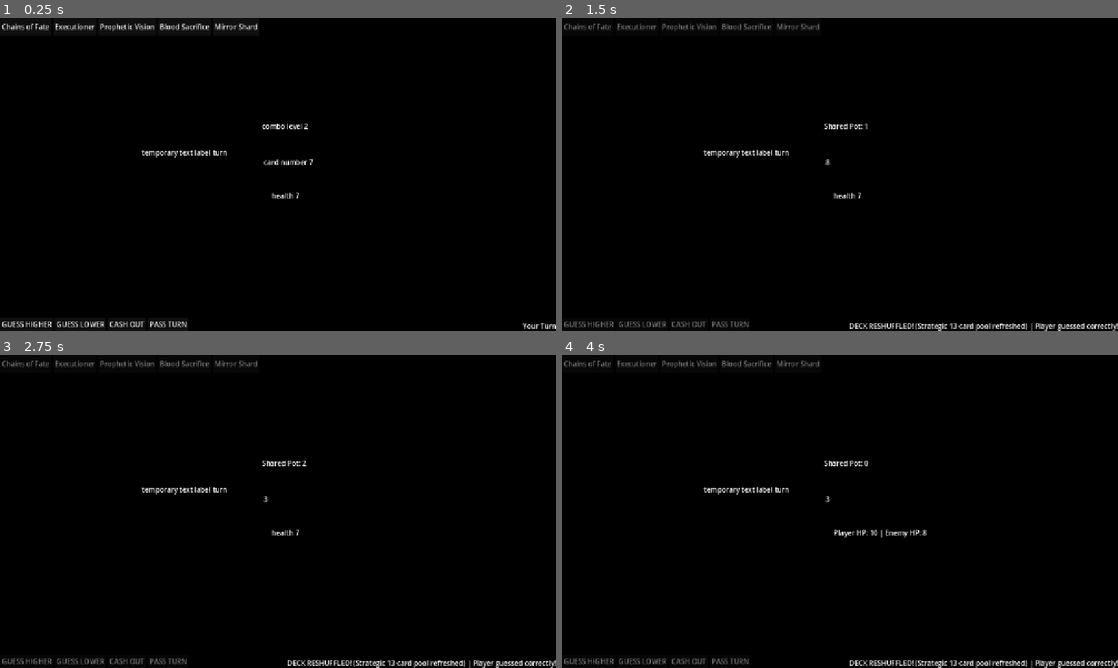
Above: before the commit, frames 1-4 (two rows, left to right).
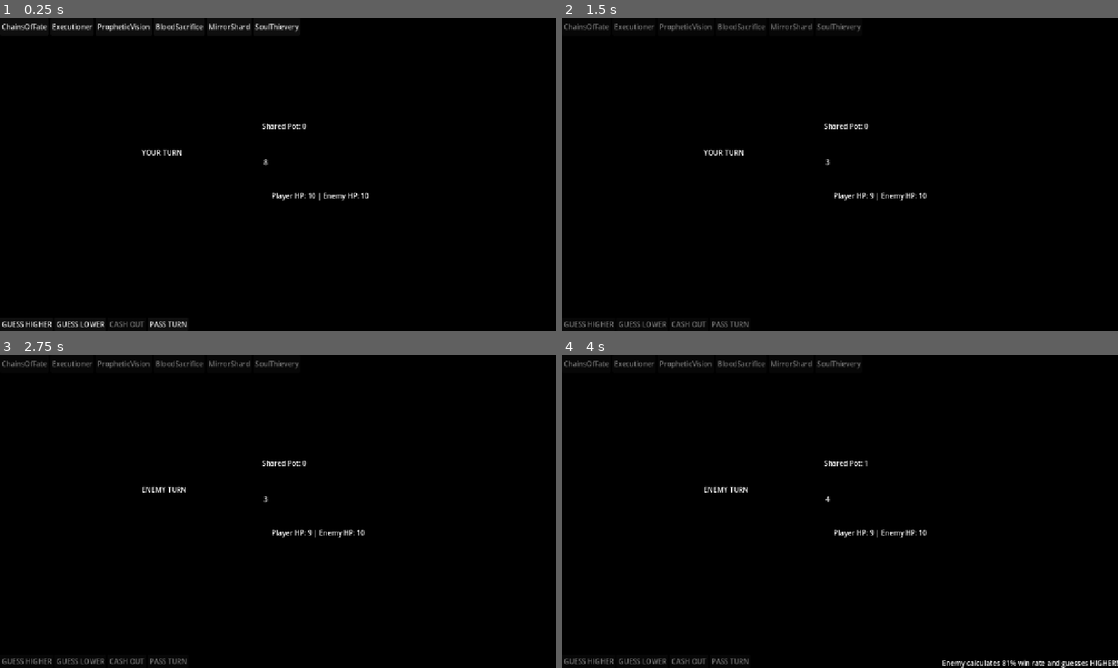
Above: after the commit, the same moments.

Repository: wadahac/HighLowPrototype
Game: Godot game, scene res://scenes/main.tscn
Same seed, same stepped clock (60 frames per second), same inputs: the game is played once before the commit and once after it.
Inputs (mouse positions are in pixels of both pictures, inside the frame that each line leads up to):
- Up to frame 1 (0.25 s): no input
- Up to frame 2 (1.5 s): click "GUESS HIGHER" at 0.5 s; tap Enter at 1.25 s
- Up to frame 3 (2.75 s): click (77, 661) at 2 s, where only the run before the commit has a clickable "GUESS LOWER"
- Up to frame 4 (4 s): tap Space at 2.75 s; click (689, 661) at 3.5 s, where only the run before the commit has a clickable "CASH OUT"

The runs differ from the first frame. In frame 1, 1.5% of the frame differs, in the area x 4-100%, y 1-100%; in frame 2, 1.5%; in frame 3, 1.5%; in frame 4, 1.5%.
Error before the commit: Invalid access to property or key 'pressed' on a base object of type 'null instance'. (res://src/HighLowGameManager.gd:82)

Commit message:
refactor: implement dynamic trump UI and fix soul thievery
Co-authored-by: aider (gemini/gemini-3.5-flash) <aider@aider.chat>

Diff:
--- a/high-low-prototype/src/HighLowGameManager.gd
+++ b/high-low-prototype/src/HighLowGameManager.gd
@@ -47,14 +47,6 @@
 @onready var pass_button: Button = $"UI_Layer/ButtonsContainer/PassButton"
 @onready var restart_button: Button = $UI_Layer/ButtonsContainer/RestartButton
 
-# Trump Buttons
-@onready var chains_button: Button = $"UI_Layer/TrumpContainer/ChainsButton"
-@onready var executioner_button: Button = $"UI_Layer/TrumpContainer/ExecutionerButton"
-@onready var vision_button: Button = $"UI_Layer/TrumpContainer/VisionButton"
-@onready var sacrifice_button: Button = $"UI_Layer/TrumpContainer/SacrificeButton"
-@onready var mirror_button: Button = $"UI_Layer/TrumpContainer/MirrorButton"
-@onready var steal_button = $UI_Layer/TrumpContainer/StealButton
-
 # Info Labels
 @onready var vision_label: Label = $"UI_Layer/InfoPanel/VisionLabel"
 @onready var status_label: Label = $"UI_Layer/InfoPanel/StatusLabel"
@@ -72,14 +64,6 @@
 	cash_out_button.pressed.connect(_on_cash_out_pressed)
 	pass_button.pressed.connect(_on_pass_pressed)
 	restart_button.pressed.connect(reset_game)
-
-	# Connect Trump buttons
-	chains_button.pressed.connect(_on_chains_pressed)
-	executioner_button.pressed.connect(_on_executioner_pressed)
-	vision_button.pressed.connect(_on_vision_pressed)
-	sacrifice_button.pressed.connect(_on_sacrifice_pressed)
-	mirror_button.pressed.connect(_on_mirror_pressed)
-	steal_button.pressed.connect(_on_steal_button_pressed)
 
 	if enemy_ai:
 		enemy_ai.decision_made.connect(_on_enemy_decision_made)
@@ -202,30 +186,41 @@
 			status_label.text = "Player passed the turn."
 		switch_turn()
 
+# Dynamic Trump UI Generation
+func update_trump_ui() -> void:
+	var container = $"UI_Layer/TrumpContainer"
+	if not container:
+		return
+
+	# Clear existing buttons
+	for child in container.get_children():
+		container.remove_child(child)
+		child.queue_free()
+
+	# Create buttons for each trump card in player's hand
+	for trump in trumps_hand:
+		var btn = Button.new()
+		var script_name = trump.get_script().get_path().get_file().get_basename()
+		btn.text = script_name
+		btn.disabled = trump.is_used or not is_player_turn
+		container.add_child(btn)
+		btn.pressed.connect(func():
+			trump.execute_player(self)
+			update_trump_ui()
+			set_player_controls_enabled(is_player_turn)
+		)
+
+	# Add Soul Thievery Button
+	var steal_btn = Button.new()
+	steal_btn.text = "SoulThievery"
+	steal_btn.disabled = steal_trump.is_used or not is_player_turn
+	container.add_child(steal_btn)
+	steal_btn.pressed.connect(_on_steal_button_pressed)
+
 # Trump Card Handlers
-func _on_chains_pressed() -> void:
-	chains_trump.execute_player(self)
-	set_player_controls_enabled(true)
-
-func _on_executioner_pressed() -> void:
-	executioner_trump.execute_player(self)
-	set_player_controls_enabled(true)
-
-func _on_vision_pressed() -> void:
-	vision_trump.execute_player(self)
-	set_player_controls_enabled(true)
-
-func _on_sacrifice_pressed() -> void:
-	sacrifice_trump.execute_player(self)
-	set_player_controls_enabled(true)
-
-func _on_mirror_pressed() -> void:
-	mirror_trump.execute_player(self)
-	set_player_controls_enabled(true)
-
 func _on_steal_button_pressed() -> void:
 	steal_trump.apply_effect(self, enemy_ai, self)
-	steal_button.disabled = true
+	update_trump_ui()
 	_update_base_card_ui()
 	if status_label:
 		status_label.text = "Player activated Soul Thievery!"
@@ -383,22 +378,15 @@
 	if enabled and is_player_turn:
 		cash_out_button.disabled = player_cash_out_and_pass_locked or shared_pot == 0
 		pass_button.disabled = player_cash_out_and_pass_locked
-
-		chains_button.disabled = chains_trump.is_used
-		executioner_button.disabled = executioner_trump.is_used
-		vision_button.disabled = vision_trump.is_used
-		sacrifice_button.disabled = sacrifice_trump.is_used
-		mirror_button.disabled = mirror_trump.is_used
-		steal_button.disabled = steal_trump.is_used
+		update_trump_ui()
 	else:
 		cash_out_button.disabled = true
 		pass_button.disabled = true
-		chains_button.disabled = true
-		executioner_button.disabled = true
-		vision_button.disabled = true
-		sacrifice_button.disabled = true
-		mirror_button.disabled = true
-		steal_button.disabled = true
+		var container = $"UI_Layer/TrumpContainer"
+		if container:
+			for child in container.get_children():
+				if child is Button:
+					child.disabled = true
 
 func check_game_over() -> bool:
 	if enemy_hp <= 0:
@@ -428,12 +416,6 @@
 	lower_button.disabled = true
 	cash_out_button.disabled = true
 	pass_button.disabled = true
-	chains_button.disabled = true
-	executioner_button.disabled = true
-	vision_button.disabled = true
-	sacrifice_button.disabled = true
-	mirror_button.disabled = true
-	steal_button.disabled = true
 
 func _update_base_card_ui() -> void:
 	base_card_label.text = str(active_card)
